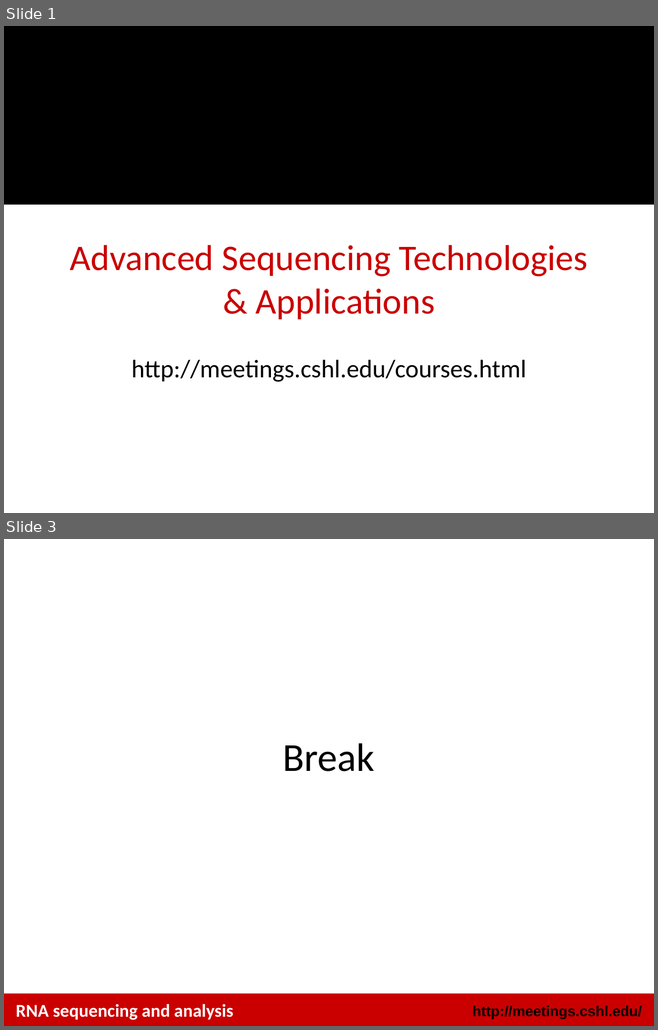
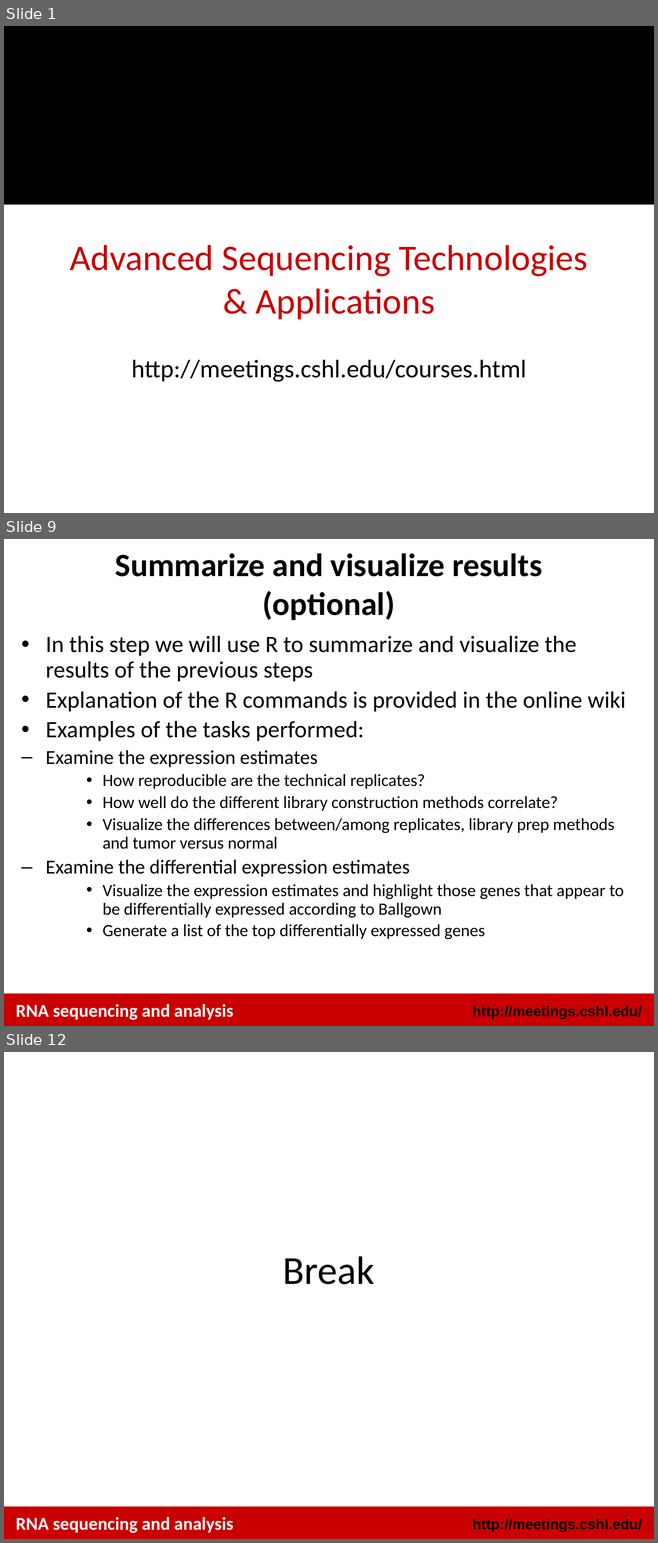
Before and after one commit to griffithlab/rnaseq_tutorial_wiki, a slide deck: LectureFiles/cshl/2016/RNASeq_Module3_Tutorial.pptx. Shown one above the other, each under a label of ours: slides 1 and 3 before the commit, slides 1, 9 and 12 after it; the slides between them are not shown. The pictures are 658x1030 and 658x1543 pixels, drawn with LibreOffice and Linux fonts; fonts in the diff are those of the drawing; background and template pictures are left out. Boxes give left, top, right and bottom in pixels: in the first picture for what was removed or moved away, otherwise in the second. Text is boxed around its words. In the diff, an @@ line names an element or a change of style, - is before the commit and + after.

```diff
--- a/LectureFiles/cshl/2016/RNASeq_Module3_Tutorial.pptx
+++ b/LectureFiles/cshl/2016/RNASeq_Module3_Tutorial.pptx
@@ slide 9 added at box(4, 539, 654, 1026), background #FFFFFF; not listed: 2 template elements that a slide beside it also shows @@
@@ title added at box(115, 553, 542, 620), 36 pt, text #000000, bold @@
+Summarize and visualize results
+(optional)
@@ text added at box(46, 636, 626, 939), 19 pt, text #000000 @@
+• In this step we will use R to summarize and visualize the results of the previous steps
+  • Explanation of the R commands is provided in the online wiki
+• Examples of the tasks performed:
+  – Examine the expression estimates
+    • How reproducible are the technical replicates?
+    • How well do the different library construction methods correlate?
+    • Visualize the differences between/among replicates, library prep methods and tumor versus normal
+  – Examine the differential expression estimates
+    • Visualize the expression estimates and highlight those genes that appear to be differentially expressed according to Ballgown
+    • Generate a list of the top differentially expressed genes
@@ text added at box(16, 1004, 233, 1020), 20 pt, text #FFFFFF, bold @@
+RNA sequencing and analysis
@@ what was slide 3 is now slide 12 @@
```
Also in this commit, not shown: 1 slide changed, 8 other slides added, 3 other files.
